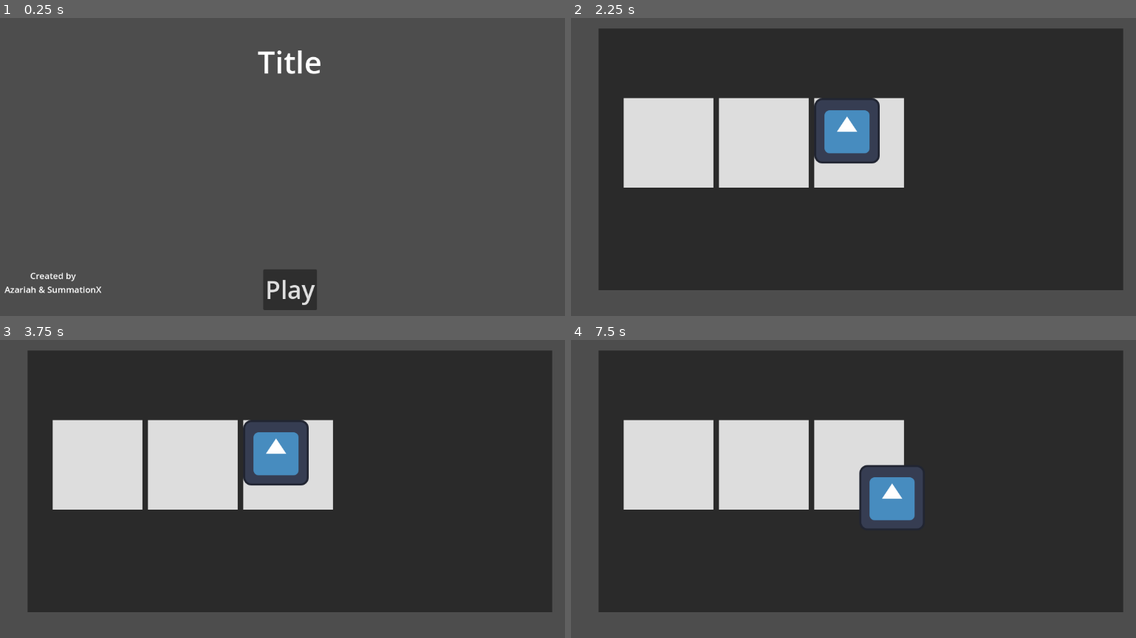
Above: before the commit, frames 1-4 (two rows, left to right).
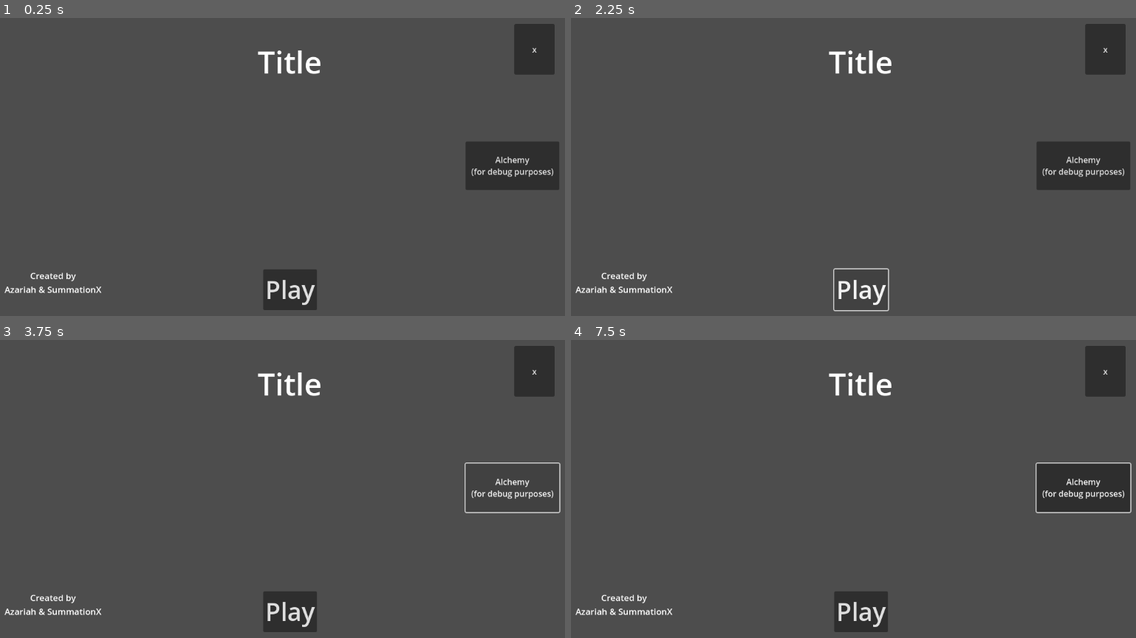
Above: after the commit, the same moments.

Repository: aztec-dev/game_jam_2024
Game: Godot game, scene res://Main.tscn
The game is run twice, just before and just after one commit, with the same random seed, the same clock (stepped at 60 frames per second) and the same inputs. The engine's default icon, where the game draws it, is replaced by a stand-in: a white triangle on a blue panel in a dark square.
Inputs (mouse positions are in pixels of both pictures, inside the frame that each line leads up to):
- Up to frame 1 (0.25 s): no input
- Up to frame 2 (2.25 s): click (1085, 167) at 0.5 s, where only the run after the commit has a clickable "Alchemy (for debug purposes)"; click (1107, 47) at 1.25 s, where only the run after the commit has a clickable "x"; click "Play" at 2 s
- Up to frame 3 (3.75 s): click (288, 611) at 2.75 s, where only the run after the commit has a clickable "Play"; click (514, 489) at 3.5 s, where only the run after the commit has a clickable "Alchemy (for debug purposes)"
- Up to frame 4 (7.5 s): click (859, 611) at 4.25 s, where only the run after the commit has a clickable "Play"; click (1085, 489) at 5 s, where only the run after the commit has a clickable "Alchemy (for debug purposes)"; tap Enter at 5.75, 7.25 s; move the mouse to (667, 465) at 5.77 s; click (667, 465) at 5.92 s; tap Space at 6.02, 6.5, 6.77 s; move the mouse to (763, 465) at 6.52 s; click (763, 465) at 6.67 s; move the mouse to (859, 465) at 7.27 s; click (859, 465) at 7.42 s

The runs differ from the first frame. In frame 1, 3.8% of the frame differs, in the area x 82-99%, y 1-58%; in frame 2, 77%; in frame 3, 78%; in frame 4, 78%, in the area x 0-100%, y 1-99%.
Error after the commit: Parse Error: Expected identifier after "." for attribute access. (res://Main.gd:5)

Commit message:
feat: added orchestrator plugin
Provides visual scripting

Diff:
--- a/Alchemy/PotionMakingHud.gd
+++ b/Alchemy/PotionMakingHud.gd
@@ -1,5 +1,5 @@
 extends Node2D
-
+signal exit
 
 const SlotClass = preload("res://Alchemy/Slot.gd")
 @onready var inventory_slots = $GridContainer
@@ -30,3 +30,16 @@
 func _input(event):
 	if holding_item:
 		holding_item.global_position = get_global_mouse_position()
+
+
+
+
+func _on_button_pressed():
+	$Label.text = "t"
+	pass # Replace with function body.
+
+
+
+func _on_exit_pressed():
+	exit.emit()
+	pass # Replace with function body.
--- a/Alchemy/PotionMakingHud.tscn
+++ b/Alchemy/PotionMakingHud.tscn
@@ -62,3 +62,30 @@
 layout_mode = 2
 theme_override_styles/panel = SubResource("StyleBoxTexture_012t8")
 script = ExtResource("2_cpjc0")
+
+[node name="Button" type="Button" parent="."]
+offset_left = 685.0
+offset_top = 245.0
+offset_right = 787.0
+offset_bottom = 337.0
+theme_override_font_sizes/font_size = 22
+text = "Create"
+
+[node name="Label" type="Label" parent="."]
+offset_left = 842.0
+offset_top = 220.0
+offset_right = 1020.0
+offset_bottom = 351.0
+text = "Text"
+horizontal_alignment = 1
+vertical_alignment = 1
+
+[node name="Exit" type="Button" parent="."]
+offset_left = 768.0
+offset_top = 73.0
+offset_right = 860.0
+offset_bottom = 162.0
+text = "x"
+
+[connection signal="pressed" from="Button" to="." method="_on_button_pressed"]
+[connection signal="pressed" from="Exit" to="." method="_on_exit_pressed"]
--- a/Main.gd
+++ b/Main.gd
@@ -1,11 +1,19 @@
 extends Node
 var alchemyRef = preload("res://Alchemy/PotionMakingHud.tscn").instantiate()
-# Called when the node enters the scene tree for the first time.
+
 func _ready():
-	pass # Replace with function body.
-
-
+	alchemyRef.
+	$Alchemy.hide()
+	$ExitButton.hide()
 
 func play_game():
 	$MainMenuHud.hide()
+	$Alchemy.show()
+	$ExitButton.show()
+
+
+func _on_alchemy_pressed():
 	add_child(alchemyRef)
+
+func _on_exit_button_pressed():
+	remove_child(alchemyRef)
--- a/Main.tscn
+++ b/Main.tscn
@@ -8,4 +8,21 @@
 
 [node name="MainMenuHud" parent="." instance=ExtResource("1_aptw2")]
 
+[node name="Alchemy" type="Button" parent="."]
+offset_left = 919.0
+offset_top = 285.0
+offset_right = 1102.0
+offset_bottom = 380.0
+text = "Alchemy
+(for debug purposes)"
+
+[node name="ExitButton" type="Button" parent="."]
+offset_left = 1014.0
+offset_top = 55.0
+offset_right = 1093.0
+offset_bottom = 154.0
+text = "x"
+
 [connection signal="play_game" from="MainMenuHud" to="." method="play_game"]
+[connection signal="pressed" from="Alchemy" to="." method="_on_alchemy_pressed"]
+[connection signal="pressed" from="ExitButton" to="." method="_on_exit_button_pressed"]
Binary file added: addons/orchestrator/icons/Orchestrator_16x16.png
Not shown, added: addons/orchestrator/icons/Orchestrator_16x16.png.import
Not shown, added: addons/orchestrator/icons/Orchestrator_Logo.svg
Not shown, added: addons/orchestrator/icons/Orchestrator_Logo.svg.import
Not shown, added: addons/orchestrator/scenes/dialogue_message.gd
Not shown, added: addons/orchestrator/scenes/dialogue_message.tscn
Not shown, added: addons/orchestrator/AUTHORS.md
Not shown, added: addons/orchestrator/CHANGELOG.md
Not shown, added: addons/orchestrator/LICENSE
Not shown, added: addons/orchestrator/README.md
Not shown, added: addons/orchestrator/liborchestrator.android.32.release.so
Not shown, added: addons/orchestrator/liborchestrator.android.64.release.so
(and 7 more such lines)
